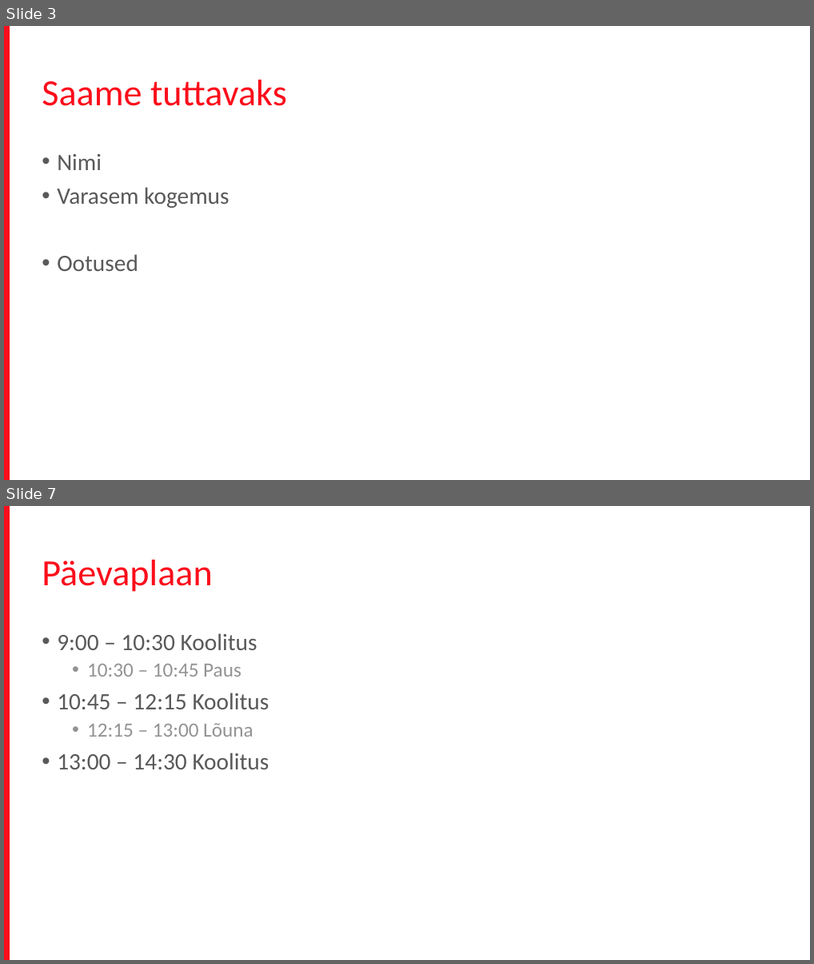
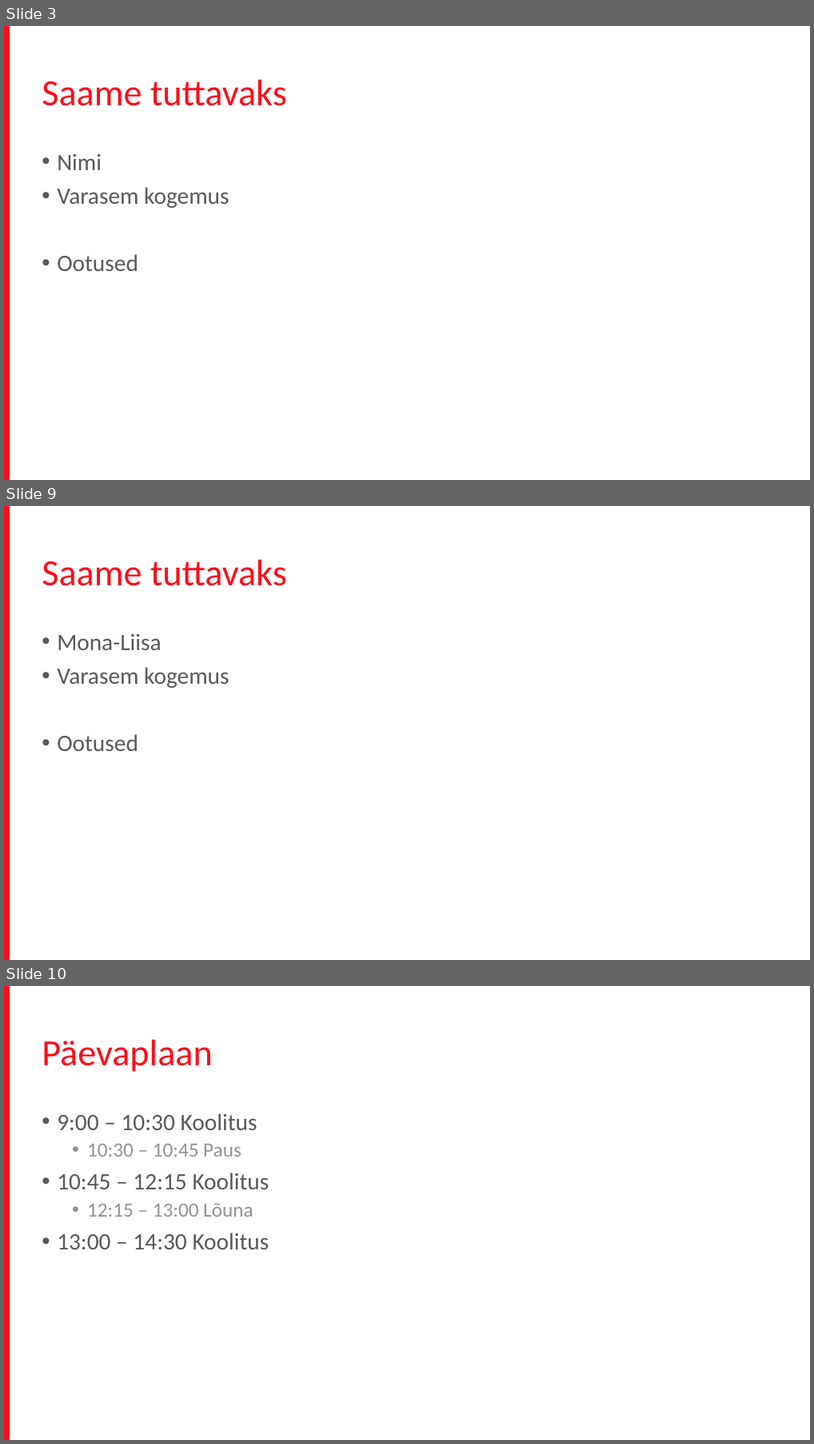
Before and after one commit to terjevolke/FrontEnd201704, a slide deck: Front_end_koolitus.pptx. Shown one above the other, each under a label of ours: slides 3 and 7 before the commit, slides 3, 9 and 10 after it; the slides between them are not shown. The pictures are 814x964 and 814x1444 pixels, drawn with LibreOffice and Linux fonts; fonts in the diff are those of the drawing; background and template pictures are left out. Boxes give left, top, right and bottom in pixels: in the first picture for what was removed or moved away, otherwise in the second. Text is boxed around its words. In the diff, an @@ line names an element or a change of style, - is before the commit and + after.

```diff
--- a/Front_end_koolitus.pptx
+++ b/Front_end_koolitus.pptx
@@ slide 9 added at [4,506,810,960], background #FFFFFF; not listed: 1 template element that a slide beside it also shows @@
@@ title added at [42,560,287,586], 44 pt, text #FC0D1B @@
+Saame tuttavaks
@@ text added at [57,634,229,751], 28 pt, text #595959 @@
+• Mona-Liisa
+• Varasem kogemus
+• Ootused
@@ what was slide 7 is now slide 10 @@
```
Also in this commit, not shown: 3 slides changed, 2 other slides added.
